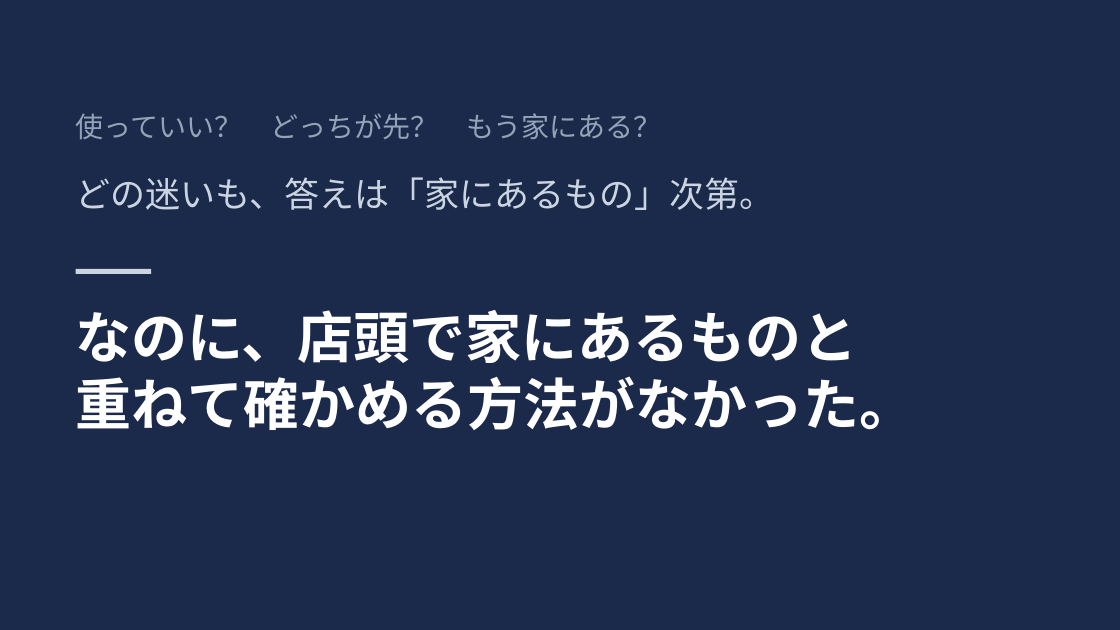
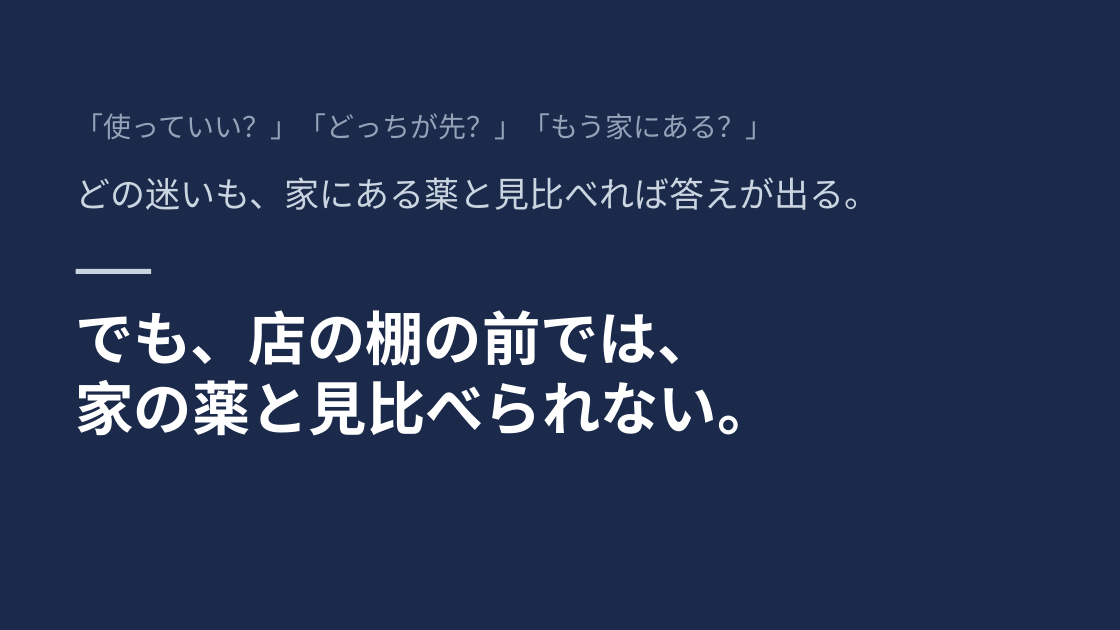
Before and after one commit to John-Frusciante/overlai, a slide deck: slide 4 of docs/ピッチ/Overlai_本選ピッチ.pptx. Drawn at 1120x630 pixels with LibreOffice and Linux fonts; fonts in the diff are those of the drawing. Boxes give left, top, right and bottom in pixels: in the first picture for what was removed or moved away, otherwise in the second. Text is boxed around its words. In the diff, an @@ line names an element or a change of style, - is before the commit and + after.

```diff
--- a/docs/ピッチ/Overlai_本選ピッチ.pptx
+++ b/docs/ピッチ/Overlai_本選ピッチ.pptx
@@ text at bbox=[76, 113, 774, 140]: text changed @@
-使っていい？ どっちが先？ もう家にある？
+「使っていい？」「どっちが先？」「もう家にある？」
@@ text at bbox=[76, 177, 880, 210]: text changed @@
-どの迷いも、答えは「家にあるもの」次第。
+どの迷いも、家にある薬と見比べれば答えが出る。
@@ text at bbox=[76, 310, 776, 436]: text changed; size 48 to 50 pt @@
-なのに、店頭で家にあるものと
-重ねて確かめる方法がなかった。
+でも、店の棚の前では、
+家の薬と見比べられない。
```
Also in this commit, not shown: 6 other slides changed, 1 slide added, 6 other files.
